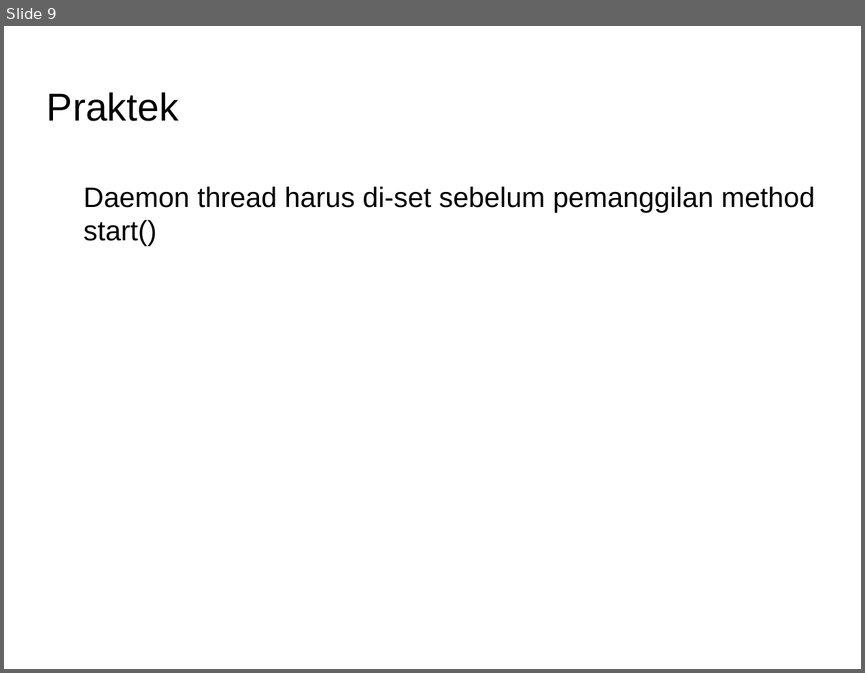
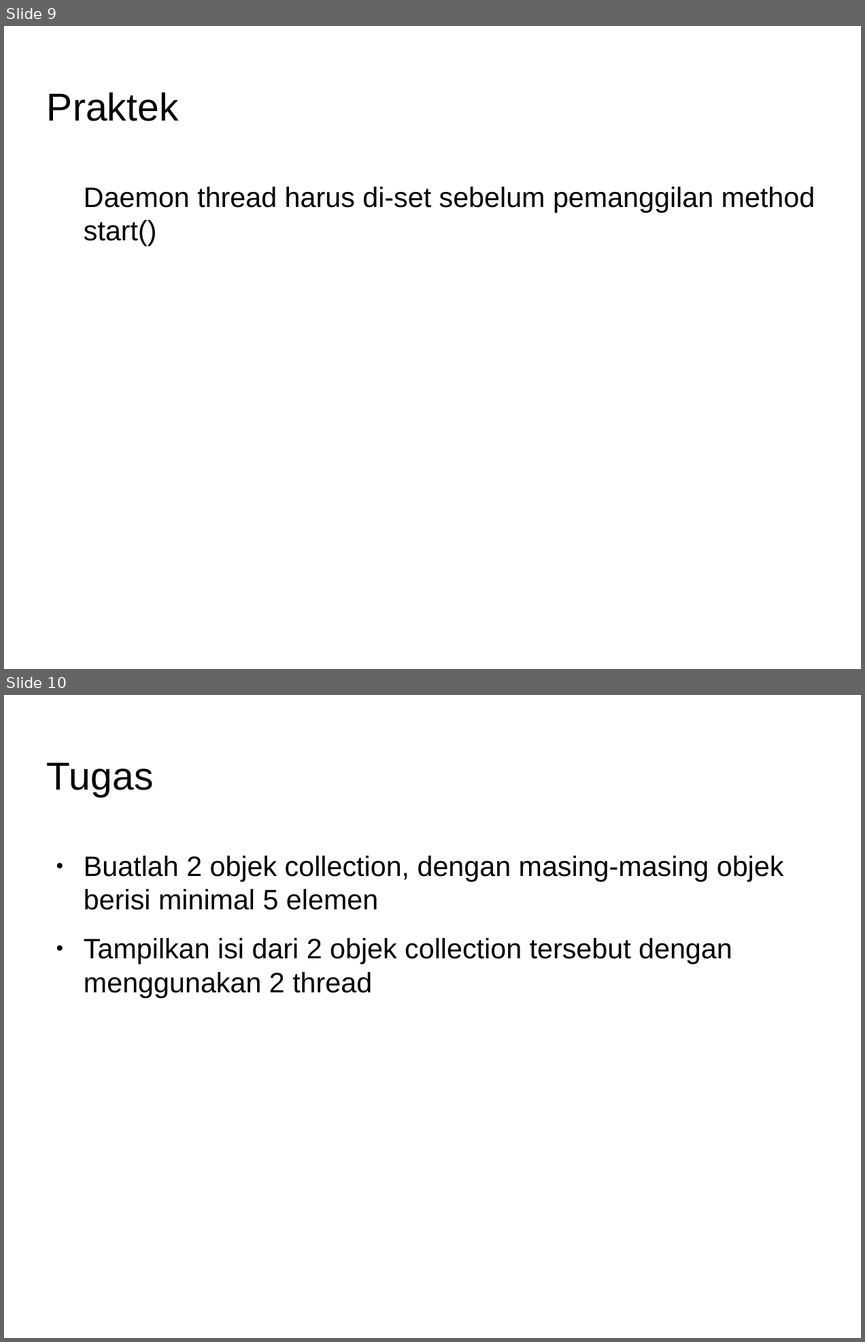
Before and after one commit to Dickyfathur7/pemrograman-komputer-2, a slide deck: 03-multithreading/slide-multithreading.odp. Shown one above the other, each under a label of ours: slide 9 before the commit, slides 9 and 10 after it. The pictures are 865x673 and 865x1342 pixels, drawn with LibreOffice and Linux fonts; fonts in the diff are those of the drawing; background and template pictures are left out. Boxes give left, top, right and bottom in pixels: in the first picture for what was removed or moved away, otherwise in the second. Text is boxed around its words. In the diff, an @@ line names an element or a change of style, - is before the commit and + after.

Commit message:
update materi, plus penambahan tugas

```diff
--- a/03-multithreading/slide-multithreading.odp
+++ b/03-multithreading/slide-multithreading.odp
@@ slide 10 added at [4,695,861,1338], background picture (left out) @@
@@ title added at [47,762,154,797], 36 pt, text #000000 @@
+Tugas
@@ text added at [84,855,784,998], 26 pt, text #000000 @@
+● Buatlah 2 objek collection, dengan masing-masing objek berisi minimal 5 elemen
+● Tampilkan isi dari 2 objek collection tersebut dengan menggunakan 2 thread
```
Also in this commit, not shown: 2 other files.
